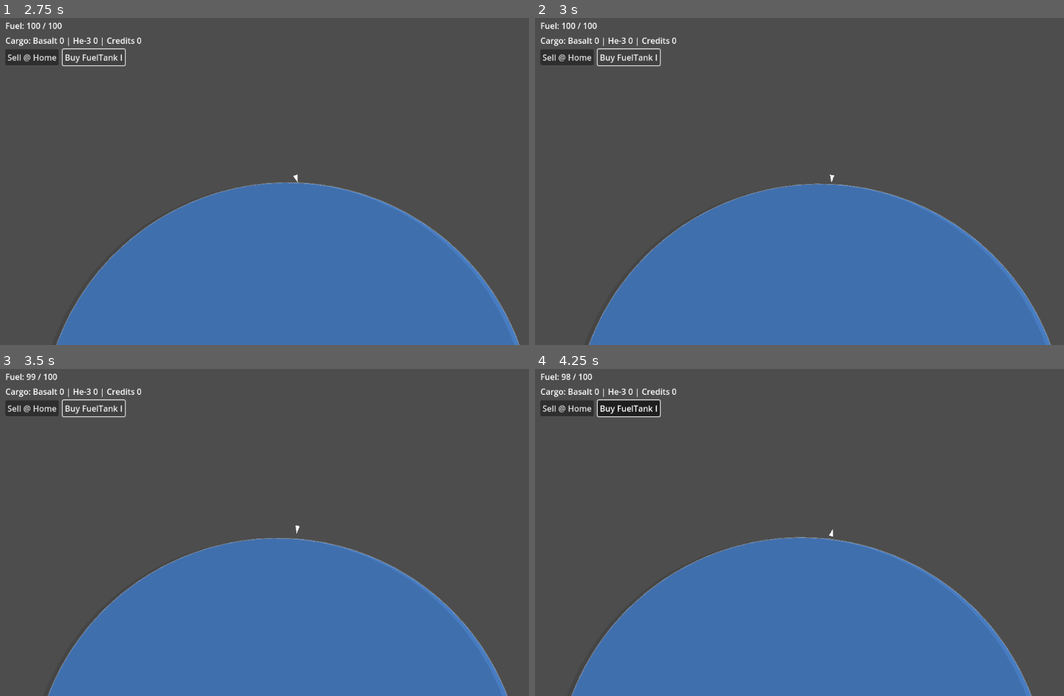
Above: before the commit, frames 1-4 (two rows, left to right).
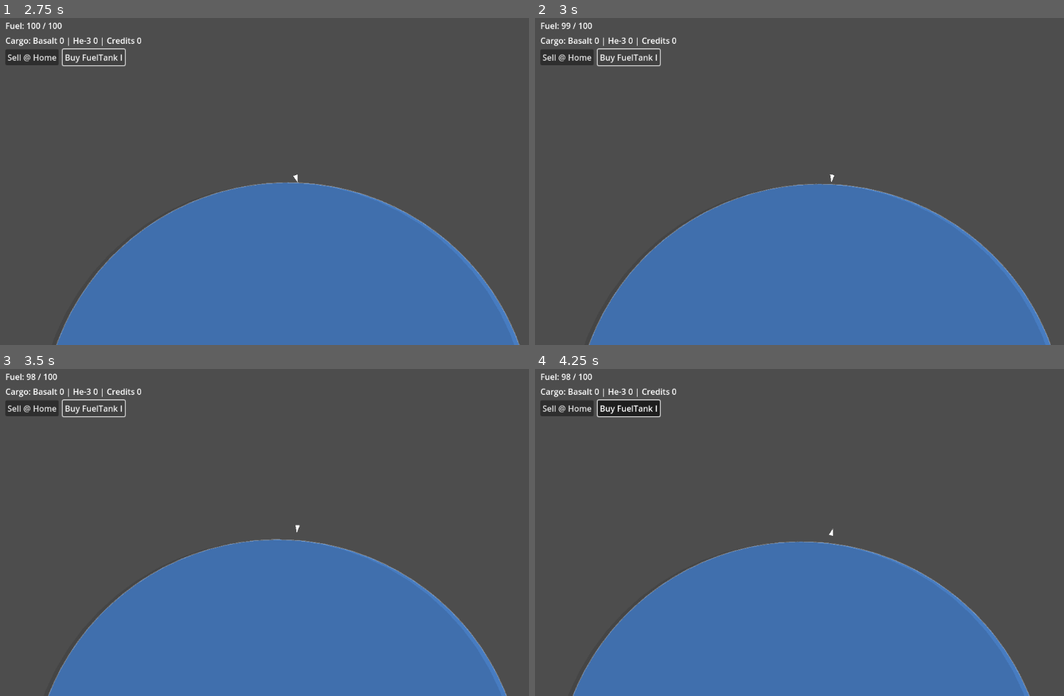
Above: after the commit, the same moments.

Repository: orrybaram/retrograde
Game: Godot game, scene res://scenes/Main.tscn
The game is run twice, just before and just after one commit, with the same random seed, the same clock (stepped at 60 frames per second) and the same inputs.
Inputs:
- Up to frame 1 (2.75 s): click "Sell @ Home" at 0.5 s; click "Buy FuelTank I" at 1.25 s; tap Enter at 2 s; hold Right (turn_right) from 2.03 s (still down); hold Space (boost, bound only after the commit) from 2.03 s (still down)
- Up to frame 2 (3 s): release Right (turn_right) at 2.78 s; release Space (boost, bound only after the commit) at 2.78 s; hold Down (reverse_thrust) from 2.78 s (still down); tap Space (boost, bound only after the commit) at 2.85 s
- Up to frame 3 (3.5 s): keep holding Down (reverse_thrust)
- Up to frame 4 (4.25 s): release Down (reverse_thrust) at 3.53 s; hold Right (turn_right) from 3.53 s (still down); hold Space (boost, bound only after the commit) from 3.53 s (still down)

Frame 1 is identical in both runs. In frame 2, 0.1% of the frame differs, in the area x 5-98%, y 1-100%; in frame 3, 0.7%; in frame 4, 1.4%, in the area x 6-94%, y 48-100%.
Error in both runs: Invalid access to property or key 'global_position' on a base object of type 'null instance'. (res://scripts/HUD.gd:39)

Commit message:
feat: add boost

Diff:
--- a/Entities/Ship/Ship.gd
+++ b/Entities/Ship/Ship.gd
@@ -4,11 +4,14 @@
 @export var thrust_power: float = 500.0
 @export var turn_speed: float = 5
 @export var fuel_consumption_rate: float = 1.0  # Fuel consumed per second when thrusting
+@export var boost_power_multiplier: float = 2.0  # Multiplier for boost thrust power
+@export var boost_fuel_multiplier: float = 3.0  # Multiplier for boost fuel consumption
 
 var want_turn_left := false
 var want_turn_right := false
 var want_thrust := false
 var want_reverse_thrust := false
+var want_boost := false
 var gs: GameState = null
 
 func _ready() -> void:
@@ -24,9 +27,10 @@
 	want_turn_right = Input.is_action_pressed("turn_right")
 	want_thrust = Input.is_action_pressed("thrust")
 	want_reverse_thrust = Input.is_action_pressed("reverse_thrust")
+	want_boost = Input.is_action_pressed("boost")
 
 	# If any input, ensure the body is awake
-	if want_turn_left or want_turn_right or want_thrust or want_reverse_thrust:
+	if want_turn_left or want_turn_right or want_thrust or want_reverse_thrust or want_boost:
 		sleeping = false
 
 func _integrate_forces(state: PhysicsDirectBodyState2D) -> void:
@@ -40,12 +44,32 @@
 		pass
 
 	if want_thrust and gs:
+		# Calculate fuel consumption (boost consumes more)
+		var fuel_rate = fuel_consumption_rate
+		if want_boost:
+			fuel_rate *= boost_fuel_multiplier
+
 		# Try to consume fuel - only thrust if we have fuel
-		if gs.consume_fuel(fuel_consumption_rate * state.step):
-			var force = Vector2.RIGHT.rotated(rotation) * thrust_power
+		if gs.consume_fuel(fuel_rate * state.step):
+			# Calculate thrust power (boost adds extra power)
+			var power = thrust_power
+			if want_boost:
+				power *= boost_power_multiplier
+
+			var force = Vector2.RIGHT.rotated(rotation) * power
 			state.apply_central_force(force)
 	if want_reverse_thrust and gs:
+		# Calculate fuel consumption (boost consumes more)
+		var fuel_rate = fuel_consumption_rate
+		if want_boost:
+			fuel_rate *= boost_fuel_multiplier
+
 		# Try to consume fuel - only thrust if we have fuel
-		if gs.consume_fuel(fuel_consumption_rate * state.step):
-			var force = Vector2.LEFT.rotated(rotation) * thrust_power
+		if gs.consume_fuel(fuel_rate * state.step):
+			# Calculate thrust power (boost adds extra power)
+			var power = thrust_power
+			if want_boost:
+				power *= boost_power_multiplier
+
+			var force = Vector2.LEFT.rotated(rotation) * power
 			state.apply_central_force(force)
--- a/project.godot
+++ b/project.godot
@@ -52,18 +52,14 @@
 }, Object(InputEventKey,"resource_local_to_scene":false,"resource_name":"","device":0,"window_id":0,"alt_pressed":false …(186 unchanged characters)…
 ]
 }
-scan={
-"deadzone": 0.5,
-"events": [{
-"keycode": 69,
-"physical": true,
-"type": "key"
-}, Object(InputEventKey,"resource_local_to_scene":false,"resource_name":"","device":0,"window_id":0,"alt_pressed":false,"shift_pressed":false,"ctrl_pressed":false,"meta_pressed":false,"pressed":false,"keycode":0,"physical_keycode":32,"key_label":0,"unicode":0,"location":0,"echo":false,"script":null)
-]
-}
 reverse_thrust={
 "deadzone": 0.2,
 "events": [Object(InputEventKey,"resource_local_to_scene":false,"resource_name":"","device":0,"window_id":0,"alt_presse …(194 unchanged characters)…
+]
+}
+boost={
+"deadzone": 0.2,
+"events": [Object(InputEventKey,"resource_local_to_scene":false,"resource_name":"","device":-1,"window_id":0,"alt_pressed":false,"shift_pressed":false,"ctrl_pressed":false,"meta_pressed":false,"pressed":false,"keycode":0,"physical_keycode":32,"key_label":0,"unicode":32,"location":0,"echo":false,"script":null)
 ]
 }
 
